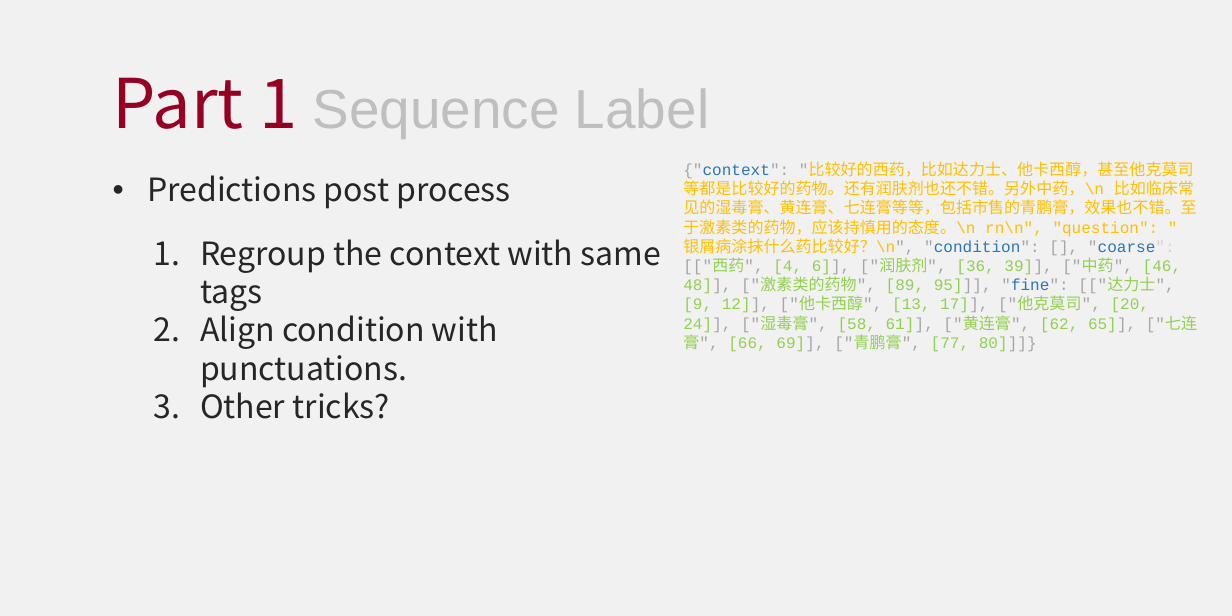
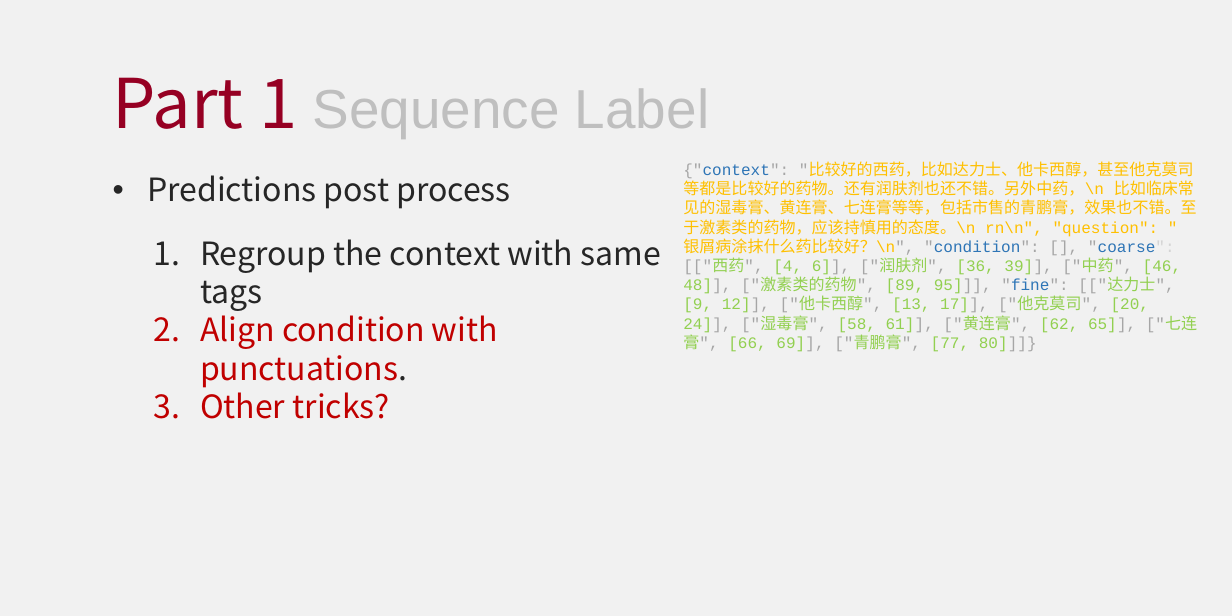
Before and after one commit to HourunLi/CCKS2022, a slide deck: slide 6 of Report.pptx. Drawn at 1232x616 pixels with LibreOffice and Linux fonts; fonts in the diff are those of the drawing. Boxes give left, top, right and bottom in pixels: in the first picture for what was removed or moved away, otherwise in the second. Text is boxed around its words. In the diff, an @@ line names an element or a change of style, - is before the commit and + after.

```diff
--- a/Report.pptx
+++ b/Report.pptx
@@ text at bbox=[200, 309, 498, 419]: text colour #262626 to #C00000 in "Align condition with punctuations.", "Other tricks?" @@
```
Also in this commit, not shown: 6 other slides changed, 1 other file.
